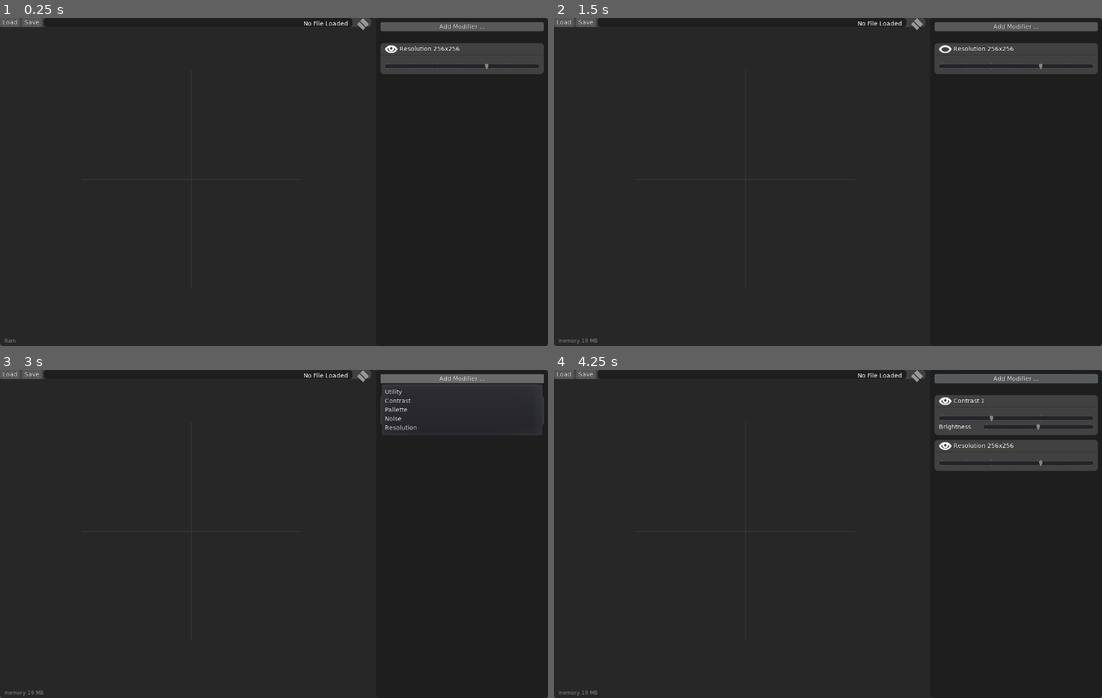
Above: before the commit, frames 1-4 (two rows, left to right).
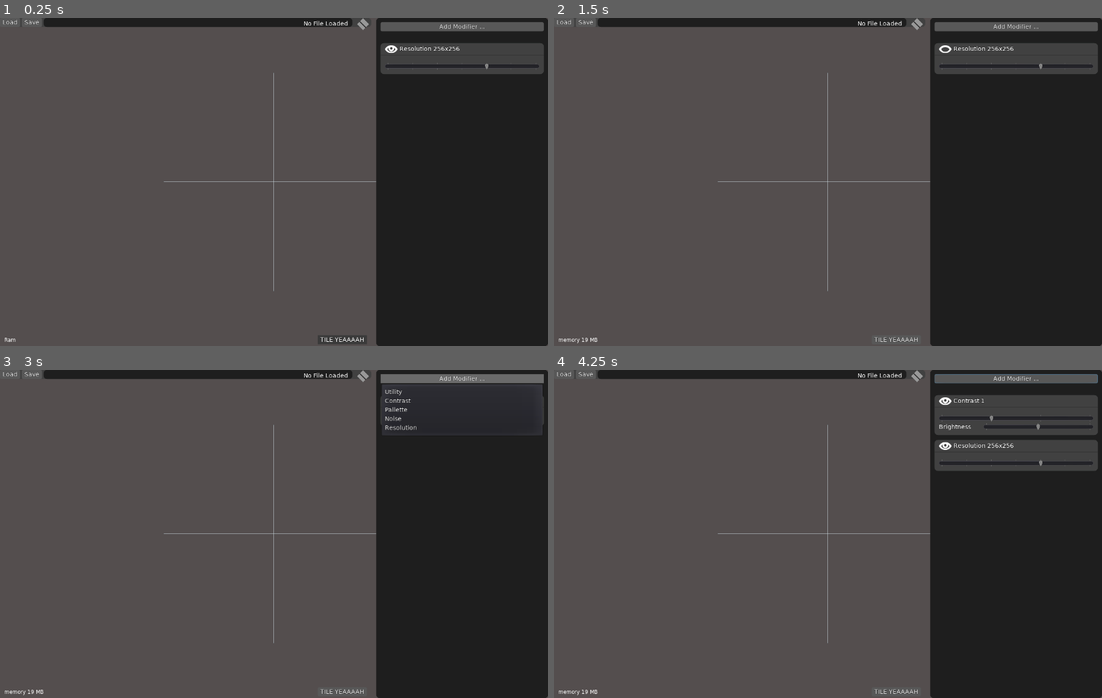
Above: after the commit, the same moments.

Repository: jackaperkins/texrex
Game: Godot game, scene res://main.tscn
Same seed, same stepped clock (60 frames per second), same inputs: the game is played once before the commit and once after it.
Inputs (mouse positions are in pixels of both pictures, inside the frame that each line leads up to):
- Up to frame 1 (0.25 s): no input
- Up to frame 2 (1.5 s): click (893, 339) at 0.5 s, where only the run after the commit has a clickable "TILE YEAAAAH"; click (943, 50) at 1.25 s
- Up to frame 3 (3 s): click (389, 402) at 2 s; click "Add Modifier ..." at 2.75 s
- Up to frame 4 (4.25 s): click (1014, 402) at 3.5 s

The runs differ from the first frame. In frame 1, 67% of the frame differs, in the area x 0-69%, y 0-100%; in frame 2, 67%; in frame 3, 67%; in frame 4, 67%.

Commit message:
add tiling! move canvas ui to its own scene finally

Diff:
--- a/texrex/main.gd
+++ b/texrex/main.gd
@@ -11,12 +11,8 @@
 
 onready var file_name_label = $"main_split/main area/VBoxContainer/Menubar/HBoxContainer/PanelContainer/Filename"
 onready var renderIndicator:Panel = $"main_split/main area/VBoxContainer/Menubar/HBoxContainer/Container/RenderIndicator"
-onready var bottom_info = $"main_split/main area/VBoxContainer/BottomBar/BottomInfo"
 
-onready var canvas_root = $canvas_root
-onready var canvasScaler = $canvas_root/canvasScaler
-onready var canvasMainTexture = $canvas_root/canvasScaler/GridContainer/MainTexture
-onready var canvasAllTextures = $canvas_root/canvasScaler/GridContainer.get_children()
+onready var canvas = $"main_split/main area/VBoxContainer/canvas"
 
 onready var drop_visualizer = $main_split/Panel/DropVisualizer
 onready var modifiers_container = $main_split/Panel/VBoxContainer/modifiers_container
@@ -28,9 +24,6 @@
 
 
 var modifiers = []
-
-# pan canvas
-var is_panning = false
 
 # modifier dragging
 var is_dragging = false
@@ -124,11 +117,8 @@
 					activity_spin_frames = max(8, activity_spin_frames)
 			result.copy_from(modifier.image)
 		i -= 1
-
-	texture.create_from_image(result,3)
-	for t in canvasAllTextures:
-		t.texture = texture
-#	canvasMainTexture.texture = texture
+	texture.create_from_image(result, 3)
+	canvas.set_texture(texture)
 
 # return a modifier or childclass somewhere in the node/children, like unity getComponentsInChildren<>()
 func find_modifier(node:Node):
@@ -144,20 +134,9 @@
 		activity_spin_frames -= 1
 		renderIndicator.rect_rotation += 3
 
-	if Input.is_action_just_pressed('middle_mouse'):
-		is_panning = true
-	elif Input.is_action_just_released('middle_mouse'):
-		is_panning = false
 
 func _input(event):
-	if event is InputEventMouseButton:
-		if event.button_index == BUTTON_WHEEL_UP:
-			canvasScaler.rect_scale += Vector2(0.1, 0.1)
-		elif event.button_index == BUTTON_WHEEL_DOWN:
-			canvasScaler.rect_scale-= Vector2(0.1, 0.1)
 	if event is InputEventMouseMotion:
-		if is_panning:
-			canvas_root.rect_position += event.relative
 		if is_dragging:
 			update_modifier_drag(event.position)
 
@@ -216,9 +195,3 @@
 func _on_Save_pressed():
 	print('loading save dialog')
 	$save_file_dialog.popup_centered_clamped(Vector2(800,600))
-
-func _on_save_file_dialog_file_selected(path):
-	result.save_png(path)
-
-func _on_InfoTimer_timeout():
-	bottom_info.text = 'memory ' + String(OS.get_static_memory_usage()/1048576) + ' MB'
--- a/texrex/main.tscn
+++ b/texrex/main.tscn
@@ -2,7 +2,7 @@
 
 [ext_resource path="res://main.gd" type="Script" id=1]
 [ext_resource path="res://modifiers/contrast/modifier_contrast.tscn" type="PackedScene" id=2]
-[ext_resource path="res://fonts/font_vera_hint.tres" type="DynamicFont" id=3]
+[ext_resource path="res://ui/canvas.tscn" type="PackedScene" id=3]
 [ext_resource path="res://ui/AddModifiers.tscn" type="PackedScene" id=4]
 [ext_resource path="res://theme/main_theme.tres" type="Theme" id=6]
 [ext_resource path="res://theme/panel_styleboxflat_dark.tres" type="StyleBox" id=7]
@@ -31,174 +31,6 @@
 "_edit_use_anchors_": false
 }
 
-[node name="Panel" type="Panel" parent="."]
-self_modulate = Color( 0.597656, 0.597656, 0.597656, 1 )
-anchor_right = 1.0
-anchor_bottom = 1.0
-__meta__ = {
-"_edit_use_anchors_": false
-}
-
-[node name="canvas_root" type="Control" parent="."]
-margin_left = 446.515
-margin_top = 376.96
-margin_right = 486.515
-margin_bottom = 416.96
-__meta__ = {
-"_edit_use_anchors_": false
-}
-
-[node name="HSeparator" type="HSeparator" parent="canvas_root"]
-margin_left = -256.0
-margin_top = -7.0
-margin_right = 256.0
-margin_bottom = 7.0
-__meta__ = {
-"_edit_use_anchors_": false
-}
-
-[node name="HSeparator2" type="HSeparator" parent="canvas_root"]
-margin_left = -256.0
-margin_top = -7.0
-margin_right = 256.0
-margin_bottom = 7.0
-rect_rotation = 90.0
-rect_pivot_offset = Vector2( 256, 7.5 )
-__meta__ = {
-"_edit_use_anchors_": false
-}
-
-[node name="canvasScaler" type="Control" parent="canvas_root"]
-margin_right = 40.0
-margin_bottom = 40.0
-__meta__ = {
-"_edit_use_anchors_": false
-}
-
-[node name="GridContainer" type="GridContainer" parent="canvas_root/canvasScaler"]
-margin_left = -768.0
-margin_top = -768.0
-margin_right = 768.0
-margin_bottom = 768.0
-rect_pivot_offset = Vector2( 768, 768 )
-custom_constants/vseparation = 0
-custom_constants/hseparation = 0
-columns = 3
-__meta__ = {
-"_edit_use_anchors_": false
-}
-
-[node name="MainTexture2" type="TextureRect" parent="canvas_root/canvasScaler/GridContainer"]
-margin_right = 512.0
-margin_bottom = 512.0
-rect_pivot_offset = Vector2( 256, 256 )
-size_flags_horizontal = 3
-size_flags_vertical = 3
-stretch_mode = 1
-__meta__ = {
-"_edit_use_anchors_": false
-}
-
-[node name="MainTexture3" type="TextureRect" parent="canvas_root/canvasScaler/GridContainer"]
-margin_left = 512.0
-margin_right = 1024.0
-margin_bottom = 512.0
-rect_pivot_offset = Vector2( 256, 256 )
-size_flags_horizontal = 3
-size_flags_vertical = 3
-stretch_mode = 1
-__meta__ = {
-"_edit_use_anchors_": false
-}
-
-[node name="MainTexture4" type="TextureRect" parent="canvas_root/canvasScaler/GridContainer"]
-margin_left = 1024.0
-margin_right = 1536.0
-margin_bottom = 512.0
-rect_pivot_offset = Vector2( 256, 256 )
-size_flags_horizontal = 3
-size_flags_vertical = 3
-stretch_mode = 1
-__meta__ = {
-"_edit_use_anchors_": false
-}
-
-[node name="MainTexture5" type="TextureRect" parent="canvas_root/canvasScaler/GridContainer"]
-margin_top = 512.0
-margin_right = 512.0
-margin_bottom = 1024.0
-rect_pivot_offset = Vector2( 256, 256 )
-size_flags_horizontal = 3
-size_flags_vertical = 3
-stretch_mode = 1
-__meta__ = {
-"_edit_use_anchors_": false
-}
-
-[node name="MainTexture" type="TextureRect" parent="canvas_root/canvasScaler/GridContainer"]
-margin_left = 512.0
-margin_top = 512.0
-margin_right = 1024.0
-margin_bottom = 1024.0
-rect_pivot_offset = Vector2( 256, 256 )
-size_flags_horizontal = 3
-size_flags_vertical = 3
-stretch_mode = 1
-__meta__ = {
-"_edit_use_anchors_": false
-}
-
-[node name="MainTexture6" type="TextureRect" parent="canvas_root/canvasScaler/GridContainer"]
-margin_left = 1024.0
-margin_top = 512.0
-margin_right = 1536.0
-margin_bottom = 1024.0
-rect_pivot_offset = Vector2( 256, 256 )
-size_flags_horizontal = 3
-size_flags_vertical = 3
-stretch_mode = 1
-__meta__ = {
-"_edit_use_anchors_": false
-}
-
-[node name="MainTexture7" type="TextureRect" parent="canvas_root/canvasScaler/GridContainer"]
-margin_top = 1024.0
-margin_right = 512.0
-margin_bottom = 1536.0
-rect_pivot_offset = Vector2( 256, 256 )
-size_flags_horizontal = 3
-size_flags_vertical = 3
-stretch_mode = 1
-__meta__ = {
-"_edit_use_anchors_": false
-}
-
-[node name="MainTexture8" type="TextureRect" parent="canvas_root/canvasScaler/GridContainer"]
-margin_left = 512.0
-margin_top = 1024.0
-margin_right = 1024.0
-margin_bottom = 1536.0
-rect_pivot_offset = Vector2( 256, 256 )
-size_flags_horizontal = 3
-size_flags_vertical = 3
-stretch_mode = 1
-__meta__ = {
-"_edit_use_anchors_": false
-}
-
-[node name="MainTexture9" type="TextureRect" parent="canvas_root/canvasScaler/GridContainer"]
-margin_left = 1024.0
-margin_top = 1024.0
-margin_right = 1536.0
-margin_bottom = 1536.0
-rect_pivot_offset = Vector2( 256, 256 )
-size_flags_horizontal = 3
-size_flags_vertical = 3
-stretch_mode = 1
-__meta__ = {
-"_edit_use_anchors_": false
-}
-
 [node name="main_split" type="HSplitContainer" parent="."]
 anchor_right = 1.0
 anchor_bottom = 1.0
@@ -217,6 +49,7 @@
 [node name="VBoxContainer" type="VBoxContainer" parent="main_split/main area"]
 anchor_right = 1.0
 anchor_bottom = 1.0
+custom_constants/separation = 0
 __meta__ = {
 "_edit_use_anchors_": false
 }
@@ -299,23 +132,12 @@
 "_edit_use_anchors_": false
 }
 
-[node name="BottomBar" type="Control" parent="main_split/main area/VBoxContainer"]
-margin_top = 748.0
+[node name="canvas" parent="main_split/main area/VBoxContainer" instance=ExtResource( 3 )]
+anchor_right = 0.0
+anchor_bottom = 0.0
+margin_top = 21.0
 margin_right = 867.0
 margin_bottom = 768.0
-rect_min_size = Vector2( 0, 20 )
-size_flags_vertical = 10
-
-[node name="BottomInfo" type="Label" parent="main_split/main area/VBoxContainer/BottomBar"]
-margin_left = 10.0
-margin_right = 40.0
-margin_bottom = 17.0
-custom_fonts/font = ExtResource( 3 )
-custom_colors/font_color = Color( 0.533333, 0.533333, 0.533333, 1 )
-text = "Ram"
-__meta__ = {
-"_edit_use_anchors_": false
-}
 
 [node name="Panel" type="Panel" parent="main_split"]
 margin_left = 879.0
@@ -437,11 +259,7 @@
 "_edit_use_anchors_": false
 }
 
-[node name="Timer" type="Timer" parent="."]
-autostart = true
-
 [connection signal="pressed" from="main_split/main area/VBoxContainer/Menubar/HBoxContainer/Load" to="." method="_on_Load_pressed"]
 [connection signal="pressed" from="main_split/main area/VBoxContainer/Menubar/HBoxContainer/Save" to="." method="_on_Save_pressed"]
 [connection signal="file_selected" from="open_file_dialog" to="." method="_on_open_image"]
 [connection signal="file_selected" from="save_file_dialog" to="." method="_on_save_file_dialog_file_selected"]
-[connection signal="timeout" from="Timer" to="." method="_on_InfoTimer_timeout"]
--- a/texrex/modifiers/modifier.gd
+++ b/texrex/modifiers/modifier.gd
@@ -11,11 +11,10 @@
 var modifier_parent = null # set from outside
 
 onready var secondary = $Main/MarginContainer3/Secondary
-onready var move_button = $Main/MarginContainer/MoveButton
-# UI stuff
+
+
 func _process(delta):
 	pass
-
 
 func add_primary_child(node:Node):
 	node.get_parent().remove_child(node)
--- /dev/null
+++ b/texrex/ui/Canvas.gd
@@ -0,0 +1,56 @@
+extends Control
+
+
+# Declare member variables here. Examples:
+# var a = 2
+# var b = "text"
+onready var canvas_root = $CanvasLayer/canvas_root
+onready var canvasScaler = $CanvasLayer/canvas_root/canvasScaler
+onready var canvasMainTexture = $CanvasLayer/canvas_root/canvasScaler/GridContainer/MainTexture
+onready var canvasAllTextures = $CanvasLayer/canvas_root/canvasScaler/GridContainer.get_children()
+onready var bottom_info = $BottomBar/HBoxContainer/BottomInfo
+
+var mostRecentTexture = null
+
+# pan canvas
+var is_panning = false
+
+var show_tiles = true
+
+func _ready():
+	pass
+
+func set_texture(tex):
+	mostRecentTexture = tex
+	display_tiles()
+
+func _process(delta):
+	if Input.is_action_just_pressed('middle_mouse'):
+		is_panning = true
+	elif Input.is_action_just_released('middle_mouse'):
+		is_panning = false
+
+func _input(event):
+	if event is InputEventMouseButton:
+		if event.button_index == BUTTON_WHEEL_UP:
+			canvasScaler.rect_scale += Vector2(0.1, 0.1)
+		elif event.button_index == BUTTON_WHEEL_DOWN:
+			canvasScaler.rect_scale-= Vector2(0.1, 0.1)
+	if event is InputEventMouseMotion:
+		if is_panning:
+			canvas_root.rect_position += event.relative
+
+func _on_Timer_timeout():
+	bottom_info.text = 'memory ' + String(OS.get_static_memory_usage()/1048576) + ' MB'
+
+func display_tiles():
+	for t in canvasAllTextures:
+		if show_tiles:
+			t.texture = mostRecentTexture
+		else:
+			t.texture = null
+	canvasMainTexture.texture = mostRecentTexture
+
+func _on_Tile_toggled(button_pressed):
+	show_tiles = button_pressed
+	display_tiles()
--- /dev/null
+++ b/texrex/ui/canvas.tscn
@@ -0,0 +1,237 @@
+[gd_scene load_steps=4 format=2]
+
+[ext_resource path="res://fonts/font_vera_hint.tres" type="DynamicFont" id=1]
+[ext_resource path="res://ui/Canvas.gd" type="Script" id=2]
+[ext_resource path="res://theme/main_theme.tres" type="Theme" id=3]
+
+[node name="canvas" type="Control"]
+anchor_right = 1.0
+anchor_bottom = 1.0
+margin_right = -2.09302
+size_flags_horizontal = 3
+size_flags_vertical = 3
+theme = ExtResource( 3 )
+script = ExtResource( 2 )
+__meta__ = {
+"_edit_use_anchors_": false
+}
+
+[node name="CanvasLayer" type="CanvasLayer" parent="."]
+layer = -1
+
+[node name="canvas_root" type="Control" parent="CanvasLayer"]
+anchor_left = 0.5
+anchor_top = 0.5
+anchor_right = 0.5
+anchor_bottom = 0.5
+margin_left = -1.54651
+margin_top = -0.5
+margin_right = -0.546509
+margin_bottom = 0.5
+size_flags_horizontal = 3
+size_flags_vertical = 3
+__meta__ = {
+"_edit_use_anchors_": false
+}
+
+[node name="HSeparator" type="HSeparator" parent="CanvasLayer/canvas_root"]
+margin_left = -256.0
+margin_top = -7.0
+margin_right = 256.0
+margin_bottom = 7.0
+__meta__ = {
+"_edit_use_anchors_": false
+}
+
+[node name="HSeparator2" type="HSeparator" parent="CanvasLayer/canvas_root"]
+margin_left = -256.0
+margin_top = -7.0
+margin_right = 256.0
+margin_bottom = 7.0
+rect_rotation = 90.0
+rect_pivot_offset = Vector2( 256, 7.5 )
+__meta__ = {
+"_edit_use_anchors_": false
+}
+
+[node name="canvasScaler" type="Control" parent="CanvasLayer/canvas_root"]
+margin_right = 40.0
+margin_bottom = 40.0
+__meta__ = {
+"_edit_use_anchors_": false
+}
+
+[node name="GridContainer" type="GridContainer" parent="CanvasLayer/canvas_root/canvasScaler"]
+margin_left = -768.0
+margin_top = -768.0
+margin_right = 768.0
+margin_bottom = 768.0
+rect_pivot_offset = Vector2( 768, 768 )
+custom_constants/vseparation = 0
+custom_constants/hseparation = 0
+columns = 3
+__meta__ = {
+"_edit_use_anchors_": false
+}
+
+[node name="MainTexture2" type="TextureRect" parent="CanvasLayer/canvas_root/canvasScaler/GridContainer"]
+margin_right = 512.0
+margin_bottom = 512.0
+rect_pivot_offset = Vector2( 256, 256 )
+size_flags_horizontal = 3
+size_flags_vertical = 3
+stretch_mode = 1
+__meta__ = {
+"_edit_use_anchors_": false
+}
+
+[node name="MainTexture3" type="TextureRect" parent="CanvasLayer/canvas_root/canvasScaler/GridContainer"]
+margin_left = 512.0
+margin_right = 1024.0
+margin_bottom = 512.0
+rect_pivot_offset = Vector2( 256, 256 )
+size_flags_horizontal = 3
+size_flags_vertical = 3
+stretch_mode = 1
+__meta__ = {
+"_edit_use_anchors_": false
+}
+
+[node name="MainTexture4" type="TextureRect" parent="CanvasLayer/canvas_root/canvasScaler/GridContainer"]
+margin_left = 1024.0
+margin_right = 1536.0
+margin_bottom = 512.0
+rect_pivot_offset = Vector2( 256, 256 )
+size_flags_horizontal = 3
+size_flags_vertical = 3
+stretch_mode = 1
+__meta__ = {
+"_edit_use_anchors_": false
+}
+
+[node name="MainTexture5" type="TextureRect" parent="CanvasLayer/canvas_root/canvasScaler/GridContainer"]
+margin_top = 512.0
+margin_right = 512.0
+margin_bottom = 1024.0
+rect_pivot_offset = Vector2( 256, 256 )
+size_flags_horizontal = 3
+size_flags_vertical = 3
+stretch_mode = 1
+__meta__ = {
+"_edit_use_anchors_": false
+}
+
+[node name="MainTexture" type="TextureRect" parent="CanvasLayer/canvas_root/canvasScaler/GridContainer"]
+margin_left = 512.0
+margin_top = 512.0
+margin_right = 1024.0
+margin_bottom = 1024.0
+rect_pivot_offset = Vector2( 256, 256 )
+size_flags_horizontal = 3
+size_flags_vertical = 3
+stretch_mode = 1
+__meta__ = {
+"_edit_use_anchors_": false
+}
+
+[node name="MainTexture6" type="TextureRect" parent="CanvasLayer/canvas_root/canvasScaler/GridContainer"]
+margin_left = 1024.0
+margin_top = 512.0
+margin_right = 1536.0
+margin_bottom = 1024.0
+rect_pivot_offset = Vector2( 256, 256 )
+size_flags_horizontal = 3
+size_flags_vertical = 3
+stretch_mode = 1
+__meta__ = {
+"_edit_use_anchors_": false
+}
+
+[node name="MainTexture7" type="TextureRect" parent="CanvasLayer/canvas_root/canvasScaler/GridContainer"]
+margin_top = 1024.0
+margin_right = 512.0
+margin_bottom = 1536.0
+rect_pivot_offset = Vector2( 256, 256 )
+size_flags_horizontal = 3
+size_flags_vertical = 3
+stretch_mode = 1
+__meta__ = {
+"_edit_use_anchors_": false
+}
+
+[node name="MainTexture8" type="TextureRect" parent="CanvasLayer/canvas_root/canvasScaler/GridContainer"]
+margin_left = 512.0
+margin_top = 1024.0
+margin_right = 1024.0
+margin_bottom = 1536.0
+rect_pivot_offset = Vector2( 256, 256 )
+size_flags_horizontal = 3
+size_flags_vertical = 3
+stretch_mode = 1
+__meta__ = {
+"_edit_use_anchors_": false
+}
+
+[node name="MainTexture9" type="TextureRect" parent="CanvasLayer/canvas_root/canvasScaler/GridContainer"]
+margin_left = 1024.0
+margin_top = 1024.0
+margin_right = 1536.0
+margin_bottom = 1536.0
+rect_pivot_offset = Vector2( 256, 256 )
+size_flags_horizontal = 3
+size_flags_vertical = 3
+stretch_mode = 1
+__meta__ = {
+"_edit_use_anchors_": false
+}
+
+[node name="BottomBar" type="Control" parent="."]
+anchor_top = 1.0
+anchor_right = 1.0
+anchor_bottom = 1.0
+rect_min_size = Vector2( 0, 20 )
+size_flags_horizontal = 3
+size_flags_vertical = 0
+__meta__ = {
+"_edit_use_anchors_": false
+}
+
+[node name="HBoxContainer" type="HBoxContainer" parent="BottomBar"]
+anchor_top = 1.0
+anchor_right = 1.0
+anchor_bottom = 1.0
+margin_left = 10.0
+margin_top = -45.0
+margin_right = -10.0
+margin_bottom = -24.0
+__meta__ = {
+"_edit_use_anchors_": false
+}
+
+[node name="BottomInfo" type="Label" parent="BottomBar/HBoxContainer"]
+margin_top = 3.0
+margin_right = 27.0
+margin_bottom = 18.0
+custom_fonts/font = ExtResource( 1 )
+custom_colors/font_color = Color( 1, 1, 1, 1 )
+text = "Ram"
+__meta__ = {
+"_edit_use_anchors_": false
+}
+
+[node name="Tile" type="Button" parent="BottomBar/HBoxContainer"]
+margin_left = 1142.0
+margin_right = 1257.0
+margin_bottom = 21.0
+focus_mode = 0
+size_flags_horizontal = 10
+toggle_mode = true
+pressed = true
+enabled_focus_mode = 0
+text = "TILE YEAAAAH"
+
+[node name="Timer" type="Timer" parent="."]
+autostart = true
+
+[connection signal="toggled" from="BottomBar/HBoxContainer/Tile" to="." method="_on_Tile_toggled"]
+[connection signal="timeout" from="Timer" to="." method="_on_Timer_timeout"]
